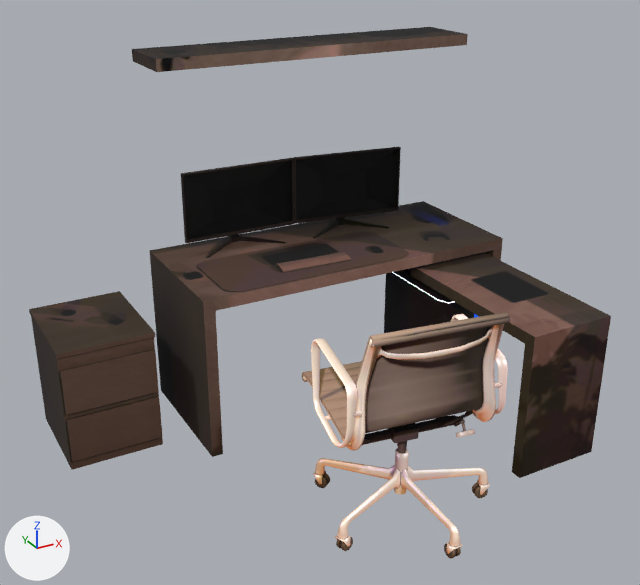
Renders of the glTF model static/assets/models/room2.glb from each side of a commit.
Rendered twice from a 50 mm camera at (-2.92, -4.95, 5.68) aimed at (1.16, 2.47, 1.97). The lights are fixed; the arrows at lower left show +X, +Y and +Z. The first picture is the older version. Where no turn or scale is listed for an object, it has been applied to the vertices.

Objects in the first picture: 'BAKED_2', 'BAKED_2.001', 'LeftMonitor', 'RightMonitor'.
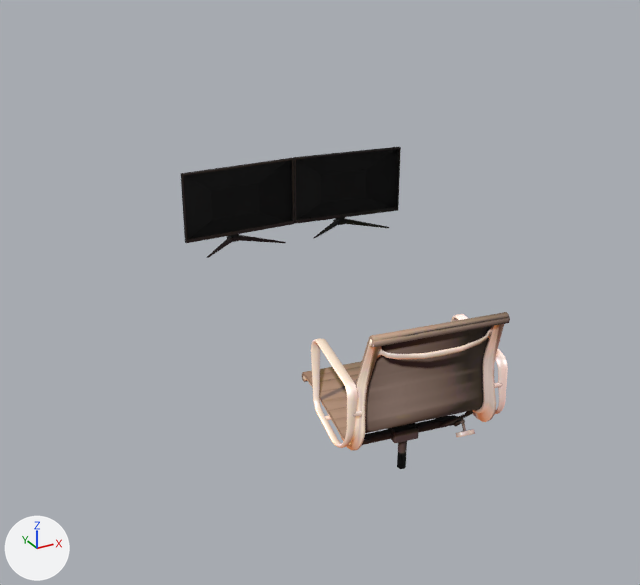
Boxes [x1, y1, x2, y2] around the edits, measured in the pictures (640 x 585 px):
'BAKED_2', deleted: before [29, 27, 611, 559]

The edits, one by one:
Object 'BAKED_2' (ob_baked_2) is deleted.
